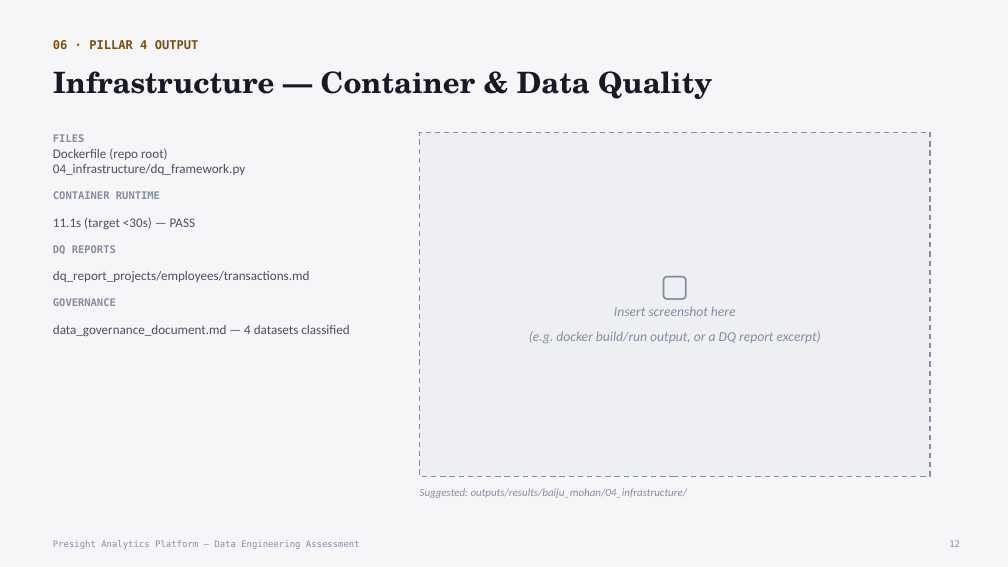
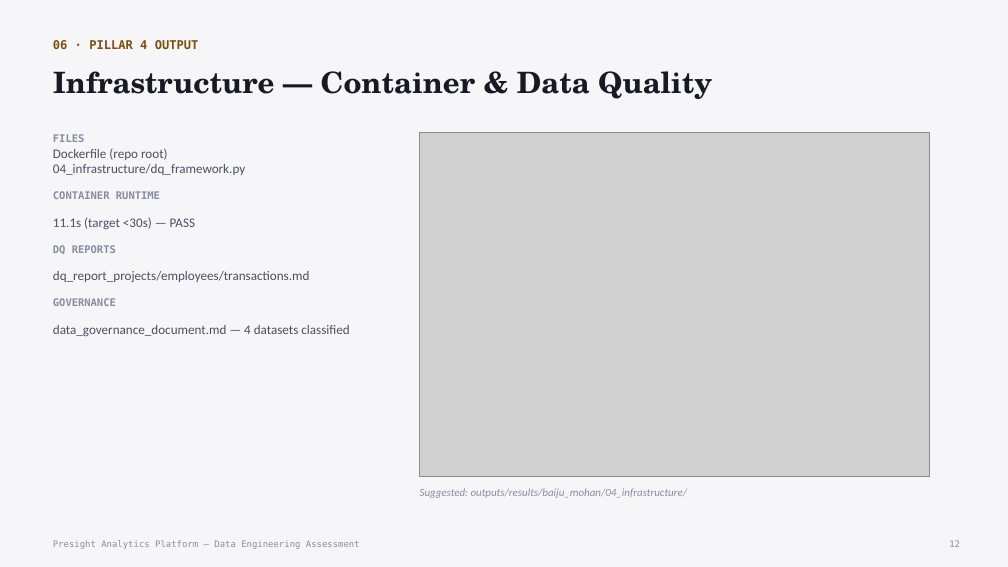
Before and after one commit to baijumohan/stackup-engineering-academy_assessment, a slide deck: slide 12 of solutions/submissions/baiju_mohan/Presight_Data_Project.pptx. Drawn at 1008x567 pixels with LibreOffice and Linux fonts; fonts in the diff are those of the drawing; grey boxes stand for pictures. Boxes give left, top, right and bottom in pixels: in the first picture for what was removed or moved away, otherwise in the second. Text is boxed around its words. In the diff, an @@ line names an element or a change of style, - is before the commit and + after.

```diff
--- a/solutions/submissions/baiju_mohan/Presight_Data_Project.pptx
+++ b/solutions/submissions/baiju_mohan/Presight_Data_Project.pptx
@@ rectangle removed at (x1=420, y1=132, x2=930, y2=476) @@
-▢
-Insert screenshot here
-(e.g. docker build/run output, or a DQ report excerpt)
@@ picture added at (x1=420, y1=132, x2=930, y2=476) @@
```
Also in this commit, not shown: 7 other slides changed, 10 other files.
